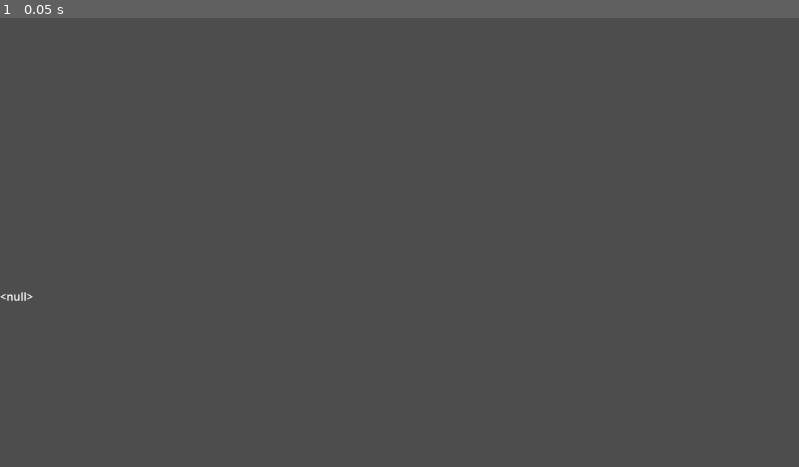
Above: before the commit, frame 1.
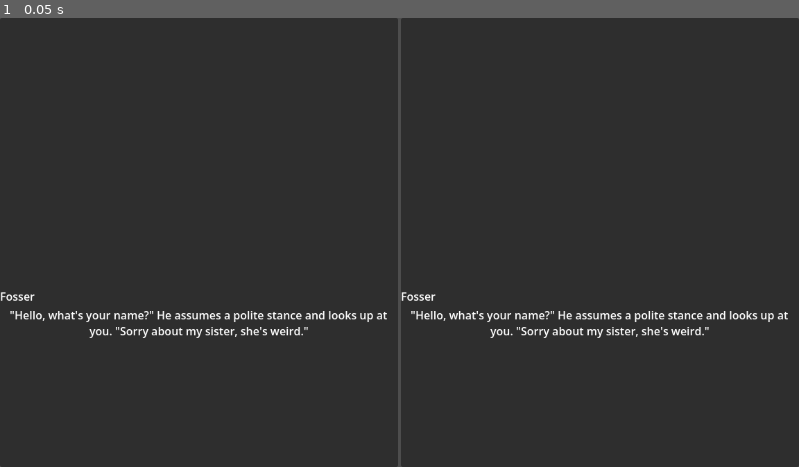
Above: after the commit, the same moment.

Repository: Roboticy3/Louder
Game: Godot game, scene res://proto_simulator/proto_simulator_wrapper.tscn
The game is run twice, just before and just after one commit, with the same random seed, the same clock (stepped at 60 frames per second) and the same inputs. This scene is started directly instead of the project's main scene.
Inputs:
- Up to frame 1 (0.05 s): no input

The runs differ from the first frame. In frame 1, 99% of the frame differs, in the area x 0-100%, y 0-100%.
Error before the commit: Out of bounds get index '0' (on base: 'Dictionary[int, Dictionary]') (res://proto_simulator/ps_simulator.gd:53)

Commit message:
side-by-side view for demoing synchronous multiplayer

Diff:
--- a/editor/proto_simulator/proto_simulator_wrapper.tscn
+++ b/editor/proto_simulator/proto_simulator_wrapper.tscn
@@ -3,6 +3,7 @@
 [ext_resource type="Script" uid="uid://inieasxjm4nb" path="res://proto_simulator/ps_conversation.gd" id="1_1074j"]
 [ext_resource type="Script" uid="uid://i33mybwmma7p" path="res://proto_simulator/ps_load_conversation.gd" id="3_hwksk"]
 [ext_resource type="Script" uid="uid://dshl0su1su5xe" path="res://proto_simulator/ps_simulator.gd" id="3_psim"]
+[ext_resource type="Script" uid="uid://b8jjbbtjemx6g" path="res://proto_simulator/ps_config.gd" id="4_63mts"]
 [ext_resource type="PackedScene" uid="uid://dfuvngpcvkh4u" path="res://proto_simulator/proto_simulator_ui_mockup.tscn" id="4_hwksk"]
 
 [node name="ProtoSimulatorWrapper" type="Node" unique_id=331396007]
@@ -12,17 +13,43 @@
 
 [node name="PSSimulator" type="Node" parent="." unique_id=448811002 node_paths=PackedStringArray("conversation")]
 script = ExtResource("3_psim")
-conversation_path = "file://demos/conversations/cordon.json"
+conversation_path = "res://demos/conversations/cordon.json"
 conversation = NodePath("../PSConversation")
 
 [node name="LoadConversation" type="Node" parent="." unique_id=1703789268 node_paths=PackedStringArray("simulator", "view")]
 script = ExtResource("3_hwksk")
 simulator = NodePath("../PSSimulator")
-view = NodePath("../CanvasLayer/Control")
+view = NodePath("../CanvasLayer/HBoxContainer/Panel/Control")
+
+[node name="PSConfig" type="Node" parent="." unique_id=494521167]
+script = ExtResource("4_63mts")
+metadata/_custom_type_script = "uid://b8jjbbtjemx6g"
 
 [node name="CanvasLayer" type="CanvasLayer" parent="." unique_id=199318734]
 
-[node name="Control" parent="CanvasLayer" unique_id=644629500 node_paths=PackedStringArray("simulator") instance=ExtResource("4_hwksk")]
-simulator = NodePath("../../PSSimulator")
+[node name="HBoxContainer" type="HBoxContainer" parent="CanvasLayer" unique_id=1868080551]
+anchors_preset = 15
+anchor_right = 1.0
+anchor_bottom = 1.0
+grow_horizontal = 2
+grow_vertical = 2
 
-[connection signal="ready" from="PSSimulator" to="CanvasLayer/Control" method="update"]
+[node name="Panel" type="Panel" parent="CanvasLayer/HBoxContainer" unique_id=708492661]
+layout_mode = 2
+size_flags_horizontal = 3
+
+[node name="Control" parent="CanvasLayer/HBoxContainer/Panel" unique_id=644629500 node_paths=PackedStringArray("simulator", "config") instance=ExtResource("4_hwksk")]
+layout_mode = 1
+size_flags_horizontal = 3
+simulator = NodePath("../../../../PSSimulator")
+config = NodePath("../../../../PSConfig")
+
+[node name="Panel2" type="Panel" parent="CanvasLayer/HBoxContainer" unique_id=934824621]
+layout_mode = 2
+size_flags_horizontal = 3
+
+[node name="Control" parent="CanvasLayer/HBoxContainer/Panel2" unique_id=1827982243 node_paths=PackedStringArray("simulator", "config") instance=ExtResource("4_hwksk")]
+layout_mode = 1
+size_flags_horizontal = 3
+simulator = NodePath("../../../../PSSimulator")
+config = NodePath("../../../../PSConfig")
--- a/editor/proto_simulator/ps_choices_container.gd
+++ b/editor/proto_simulator/ps_choices_container.gd
@@ -16,10 +16,5 @@
 		button.pressed.connect(_on_choice_pressed.bind(choice))
 		add_child(button)
 
-	if choices.is_empty():
-		var button := Button.new()
-		button.text = "END"
-		add_child(button)
-
 func _on_choice_pressed(choice: String) -> void:
 	choice_pressed.emit(choice)
--- a/editor/proto_simulator/ps_config.gd
+++ b/editor/proto_simulator/ps_config.gd
@@ -2,8 +2,14 @@
 
 const OBJECT_TYPE := "type"
 const OBJECT_SPEAKER := "speaker"
+const SPEAKER_NAME := "name"
 
 var speakers_by_name:Dictionary[String, Dictionary]
+
+@export var config_path := "res://demos/speakers/test.json"
+
+func _ready():
+	load_from_json(config_path)
 
 func load_from_json(path:String):
 	var parsed := JSONSceneLoader.load_from_json(path)
@@ -23,4 +29,4 @@
 
 		match (o.get(OBJECT_TYPE)):
 			OBJECT_SPEAKER:
-				speakers_by_name[o.get("Name")] = o
+				if o.get(SPEAKER_NAME): speakers_by_name[o.get(SPEAKER_NAME)] = o
--- a/editor/proto_simulator/ps_conversation_view.gd
+++ b/editor/proto_simulator/ps_conversation_view.gd
@@ -1,7 +1,10 @@
 extends Node
 
 @export var simulator: PSSimulator
-@export var speakers:PackedStringArray
+
+#Speaker visibility data
+@export var config: PSConfig
+@export var my_speakers:PackedStringArray
 
 var _components: Array[Node] = []
 
@@ -10,7 +13,12 @@
 	for component in _components:
 		if component is PSChoicesContainer:
 			component.choice_pressed.connect(_on_choice_pressed)
-	update()
+
+	#is simulator ready to feed choices?
+	if simulator.is_node_ready():
+		await get_tree().process_frame
+		update()
+	simulator.ready.connect(update, CONNECT_DEFERRED)
 
 func _collect_ui_components(node: Node, components: Array[Node]) -> void:
 	for child in node.get_children():
@@ -22,11 +30,21 @@
 	if !is_instance_valid(simulator):
 		push_error("Updated PSConversationView ", self, " with no simulator.")
 		return
+
 	for component in _components:
 		if component is RichTextLabel:
 			component.text = simulator.get_current_property(component.name)
 		elif component is PSChoicesContainer:
-			component.set_choices(simulator.list_choices())
+			component.set_choices(simulator.list_choices(_filter_valid_speakers))
+
+
+#Asynchronous Multiple Speakers
+#1. Hide choices pointing to speakers not owned in `my_speakers`
+func _filter_valid_speakers(c:Dictionary) -> bool:
+	var h = simulator.get(c["to_id"])
+	if h is Dictionary and h.get("speaker") in my_speakers:
+		return true
+	return false
 
 func _on_choice_pressed(choice: String) -> void:
 	if simulator.traverse(choice):
--- a/editor/proto_simulator/ps_simulator.gd
+++ b/editor/proto_simulator/ps_simulator.gd
@@ -28,9 +28,11 @@
 func get_position() -> int:
 	return position
 
-func list_choices(from_position:=position, evaluate_conditions:=true) -> Array:
+func list_choices(filter=null, from_position:=position, evaluate_conditions:=true) -> Array:
 	var choices := conversation.get_connections_from(from_position)
 	if evaluate_conditions: choices = _evaluate_choices(choices)
+	if filter is Callable:
+		choices = choices.filter(filter)
 	return choices
 
 func is_auto(from_position:=position) -> bool:
@@ -212,8 +214,8 @@
 
 	return w
 
-func traverse_index(i: int, backfill:={}) -> bool:
-	var choices := list_choices()
+func traverse_index(i: int, filter=null, backfill:={}) -> bool:
+	var choices := list_choices(filter)
 	if i < 0 or i >= choices.size():
 		push_error("Traversed to choice index out of bounds: ", i)
 		return false
Not shown, changed: docs/docs/engine/index.md
